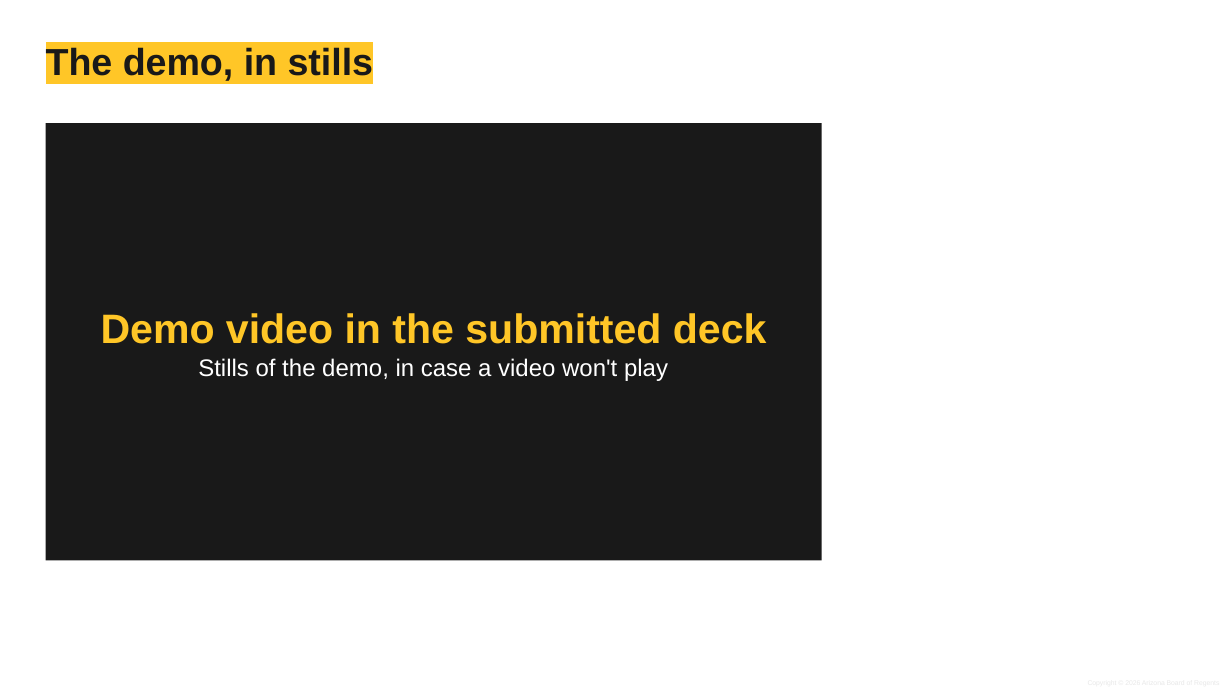
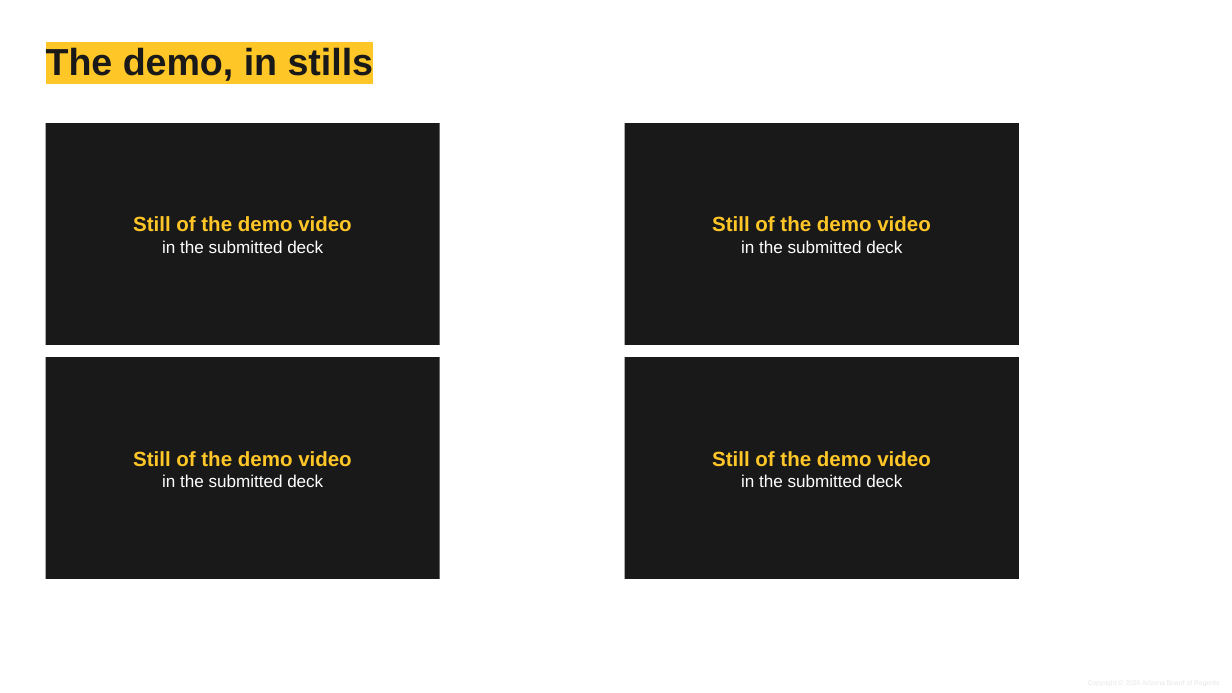
Before and after one commit to shrey-Bish/cse598-cot-faithfulness, a slide deck: slide 25 of docs/presentation/final/Group10_final.pptx (slide 21 before the commit). Drawn at 1232x693 pixels with LibreOffice and Linux fonts; fonts in the diff are those of the drawing; background and template pictures are left out. Boxes give left, top, right and bottom in pixels: in the first picture for what was removed or moved away, otherwise in the second. Text is boxed around its words. In the diff, an @@ line names an element or a change of style, - is before the commit and + after.

```diff
--- a/docs/presentation/final/Group10_final.pptx
+++ b/docs/presentation/final/Group10_final.pptx
@@ rectangle removed at box(46, 123, 822, 561) @@
-Demo video in the submitted deck
-Stills of the demo, in case a video won't play
@@ rectangle added at box(46, 123, 440, 345), fill #191919, 12 pt, text #FFC627, bold @@
+Still of the demo video
+in the submitted deck
@@ rectangle added at box(625, 123, 1019, 345), fill #191919, 12 pt, text #FFC627, bold @@
+Still of the demo video
+in the submitted deck
@@ rectangle added at box(46, 357, 440, 579), fill #191919, 12 pt, text #FFC627, bold @@
+Still of the demo video
+in the submitted deck
@@ rectangle added at box(625, 357, 1019, 579), fill #191919, 12 pt, text #FFC627, bold @@
+Still of the demo video
+in the submitted deck
```
Also in this commit, not shown: 8 other slides changed, 4 slides added, 8 other files.
